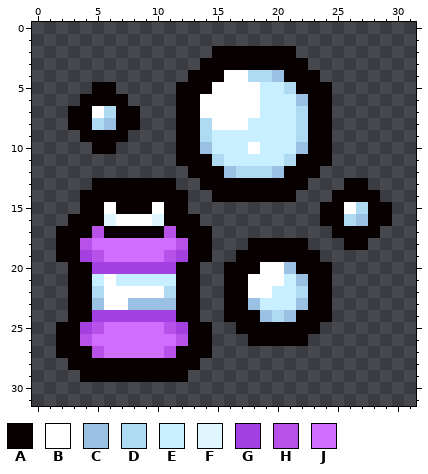
A pixel-art sprite gets an edit: resources/gfx/items/collectibles/bubbles!.png. Above: the version before the commit.
The file is 32x32 pixels.
Palette (. is transparent): A #080000  B #ffffff  C #9ac1e4  D #afdbf2  E #c7efff  F #dff6ff  G #a340e1  H #b851ea  J #d06eff
After the commit:
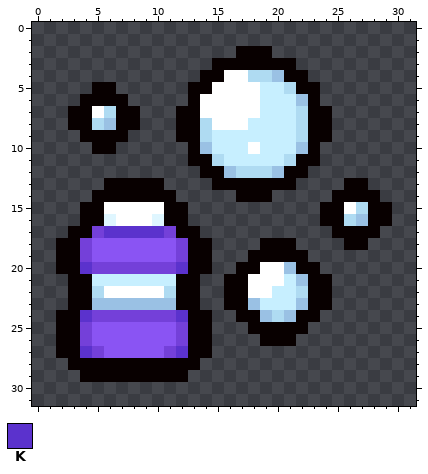
Colours new in this view: K #5b32cd
Commit message: upgraded the bubbles gfx for no fucking reason :trollface:
Diff:
@@ palette @@
-G #a340e1
+G #7440d9
-J #d06eff
+J #8a54f3
@@ x 10..26 @@
  1 .................
- 2 .....AAAAAAA.....
- 3 ....AAAAAAAAA....
- 4 ...AAABBDDCAAA...
- 5 ..AAABBBBEEDAAA..
- 6 ..AABBBBBEEECAA..
+ 2 .......AAA.......
+ 3 .....AAAAAAA.....
+ 4 ....AABBDDCAA....
+ 5 ...AABBBBEEDAA...
+ 6 ...ABBBBBEEECA...
  7 ..AABBBBBEEEDAA..
@@ x 0..31 @@
  9 ....AAAA....AADEEEEEEEDAA.......
-10 .....AA.....AACEEEBEEECAA.......
-11 ............AAADEEEEEDAAA.......
-12 .............AAACDDDCAAA........
-13 .....AAAAAAA..AAAAAAAAA...AA....
-14 ....AAAAAAAAA..AAAAAAA...AAAA...
-15 ....AABAAABAA...........AABDAA..
-16 ...AAAFBBBFAAA..........AADCAA..
-17 ..AAAHAAAAAHAAA..........AAAA...
-18 ..AAHJJJJJJJHAA...AAAAA...AA....
-19 ..AAGHJJJJJHGAA..AAAAAAA........
-20 ...AAGGGGGGGAA..AAABBCAAA.......
-21 ...AAEBEEEEEAA..AABBBECAA.......
+10 .....AA......ACEEEBEEECA........
+11 .............AADEEEEEDAA........
+12 ..............AACDDDCAA.........
+13 ......AAAAA....AAAAAAA....AA....
+14 .....AAAAAAA.....AAA.....AAAA...
+15 ....AABBBBBAA...........AABDAA..
+16 ....AAFBBBFAA...........AADCAA..
+17 ...AAGKKKKKGAA...........AAAA...
+18 ..AAGJJJJJJJGAA....AAA....AA....
+19 ..AAGJJJJJJJGAA...AAAAA.........
+20 ..AAKGGGGGGGKAA..AABBCAA........
+21 ...AAEEEEEEEAA..AABBBECAA.......
 22 ...AADBBBBBDAA..AABBEEDAA.......
-23 ...AACBBCCCCAA..AACEEECAA.......
-24 ...AAGGGGGGGAA..AAACDCAAA.......
-25 ..AAGHJJJJJHGAA..AAAAAAA........
-26 ..AAHJJJJJJJHAA...AAAAA.........
-27 ..AAAHJJJJJHAAA.................
+23 ...AACCCCCCCAA..AACEEECAA.......
+24 ..AAKGGGGGGGKAA..AACDCAA........
+25 ..AAGJJJJJJJGAA...AAAAA.........
+26 ..AAGJJJJJJJGAA....AAA..........
+27 ..AAKGJJJJJGKAA.................
 28 ...AAAAAAAAAAA..................
